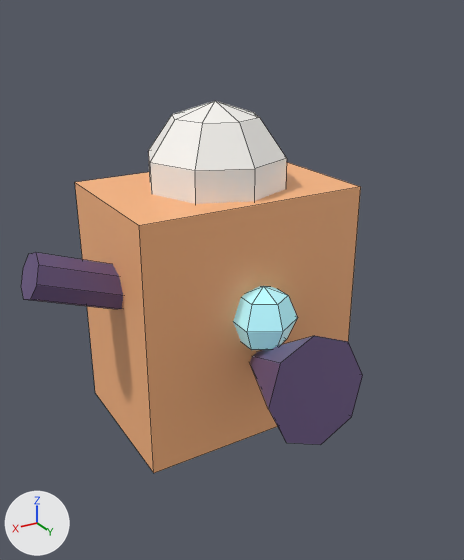
One commit to the Blender file blender/src/tool_ind.blend: the scene before it, then after it.
Rendered twice from a camera (50 mm lens) standing at (0.567, 1.001, 0.83) and looking at (0.072, 0.177, 0.417). The lights are fixed; the arrows at lower left show +X, +Y and +Z. The older version comes first. Mesh edges are drawn as thin lines.

The first picture shows 'body', 'cap', 'hose', 'lamp', 'nozzle'.
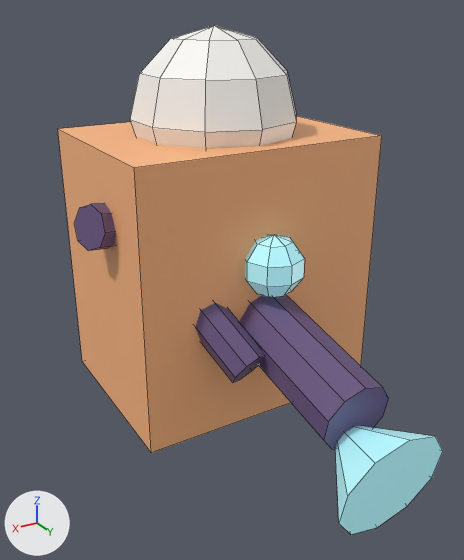
Location of each change, [x1, y1, x2, y2] in pixels of the pictures (464 x 560 px):
'body', moved, rescaled (13% wider, 8% taller): before [75, 162, 361, 473]; after [58, 116, 382, 453]
'cap', reshaped, moved (19% wider, 20% taller): before [148, 101, 287, 204]; after [130, 25, 296, 149]
'nozzle', reshaped, moved, turned: before [250, 336, 363, 445]; after [239, 295, 389, 449]
'mouth', added (cyan): after [335, 426, 443, 534]
'lamp', reshaped, moved (8% narrower): before [233, 286, 298, 350]; after [245, 234, 305, 297]
'hose', deleted: before [21, 252, 123, 310]
'hose_b', added (purple): after [195, 303, 265, 382]
'hose_a', added: after [74, 203, 116, 251]

The change in detail:
me_cube is used by ob_body; parent ob_tool_ind; location (0.0, 0.0, 0.297).
me_cube had 8 vertices, 6 faces and spanned x -0.216..0.216, y -0.148..0.148, z -0.229..0.229.
me_cube now has 8 vertices, 6 faces and spans x -0.229..0.229, y -0.176..0.176, z -0.243..0.243.
me_cube part 1: the whole mesh is scaled about its middle by (1.06, 1.18, 1.06).
me_sphere is used by ob_cap; parent ob_tool_ind; location (0.0, 0.0, 0.54).
me_sphere had 34 vertices, 40 faces and spanned x -0.128..0.128, y -0.128..0.128, z -0.135..0.135.
me_sphere now has 52 vertices, 60 faces and spans x -0.141..0.141, y -0.149..0.149, z -0.148..0.148.
me_sphere part 2: 34 vertices removed from x -0.128..0.128, y -0.128..0.128, z -0.135..0.135; 52 vertices added at x -0.141..0.141, y -0.149..0.149, z -0.148..0.148, forming a UV sphere (10 segments, 6 rings, poles along z).
me_cone is used by ob_nozzle; parent ob_tool_ind; location (0.0, 0.216, 0.243); rotation (1.745, 0.0, 0.0), in degrees (100, 0, 0).
me_cone had 9 vertices, 9 faces and spanned x -0.094..0.094, y -0.094..0.094, z -0.108..0.108.
me_cone now has 20 vertices, 12 faces and spans x -0.058..0.058, y -0.061..0.061, z -0.148..0.148.
me_cone part 3: the whole mesh is rebuilt.
me_sphere_001 is used by ob_lamp; parent ob_tool_ind; location (0.0, 0.162, 0.324).
me_sphere_001 had 20 vertices, 24 faces and spanned x -0.0526..0.0526, y -0.0608..0.0608, z -0.0608..0.0608.
me_sphere_001 now has 34 vertices, 40 faces and spans x -0.0514..0.0514, y -0.0514..0.0514, z -0.054..0.054.
me_sphere_001 part 4: 20 vertices removed from x -0.0526..0.0526, y -0.0608..0.0608, z -0.0608..0.0608; 34 vertices added at x -0.0514..0.0514, y -0.0514..0.0514, z -0.054..0.054, forming a UV sphere (8 segments, 5 rings, poles along z).
Mesh me_cylinder_002 is new.
It is an 8-sided cylinder along z spanning x -0.035..0.035, y -0.035..0.035, z -0.108..0.108.
It uses material mat_ink (purple #695581).
Mesh me_cylinder_001 is new.
It is an 8-sided cylinder along z spanning x -0.038..0.038, y -0.038..0.038, z -0.108..0.108.
It uses material mat_ink (purple #695581).
Mesh me_cone_1 is new.
It is a 10-sided cone pointing to +z spanning x -0.09..0.09, y -0.094..0.094, z -0.068..0.068.
It uses material mat_cyan (cyan #b3f6ff, glowing cyan #b3f6ff).
Object 'body' (ob_body) moves from (0.0, 0.0, 0.297) to (0.0, 0.0, 0.378).
Object 'cap' (ob_cap) moves from (0.0, 0.0, 0.54) to (0.0, 0.0, 0.648).
Object 'nozzle' (ob_nozzle) moves from (0.0, 0.216, 0.243) to (0.0, 0.27, 0.297).
Object 'nozzle' (ob_nozzle) turns from (100, 0, 0) to (78, 0, 0) degrees about x, y and z.
Object 'hose' (ob_hose) is deleted.
Object 'lamp' (ob_lamp) moves from (0.0, 0.162, 0.324) to (0.0, 0.189, 0.432).
Object 'hose_b' (ob_hose_b) is new; it shows me_cylinder_002.
Its parent is ob_tool_ind.
Its location is (0.108, 0.162, 0.351).
Its rotation in degrees is (55, 0, 18).
Object 'hose_a' (ob_hose_a) is new; it shows me_cylinder_001.
Its parent is ob_tool_ind.
Its location is (0.162, 0.02, 0.486).
Its rotation in degrees is (0, 80, 20).
Object 'mouth' (ob_mouth) is new; it shows me_cone_1.
Its parent is ob_tool_ind.
Its location is (0.0, 0.432, 0.216).
Its rotation in degrees is (78, 0, 0).
